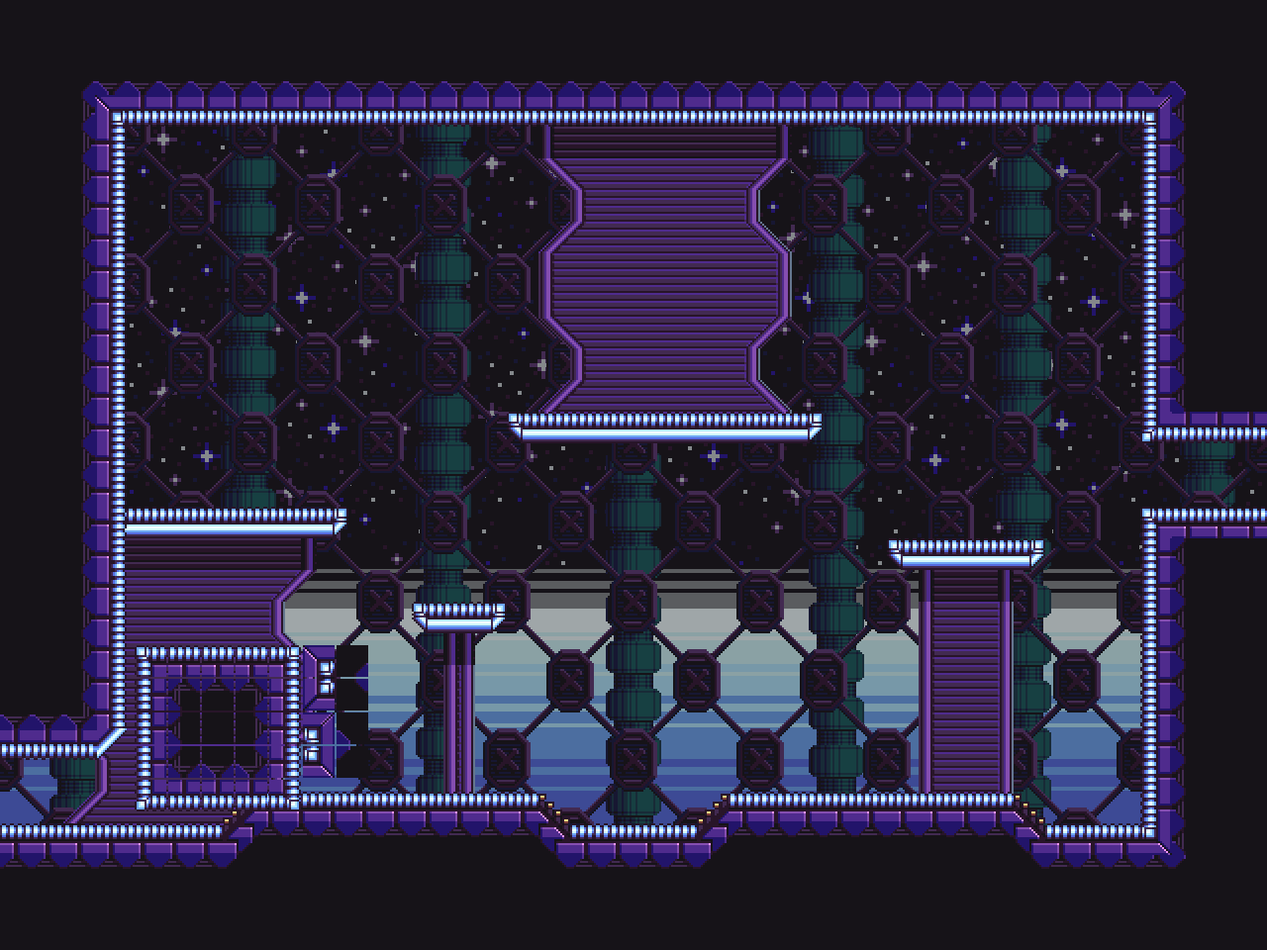
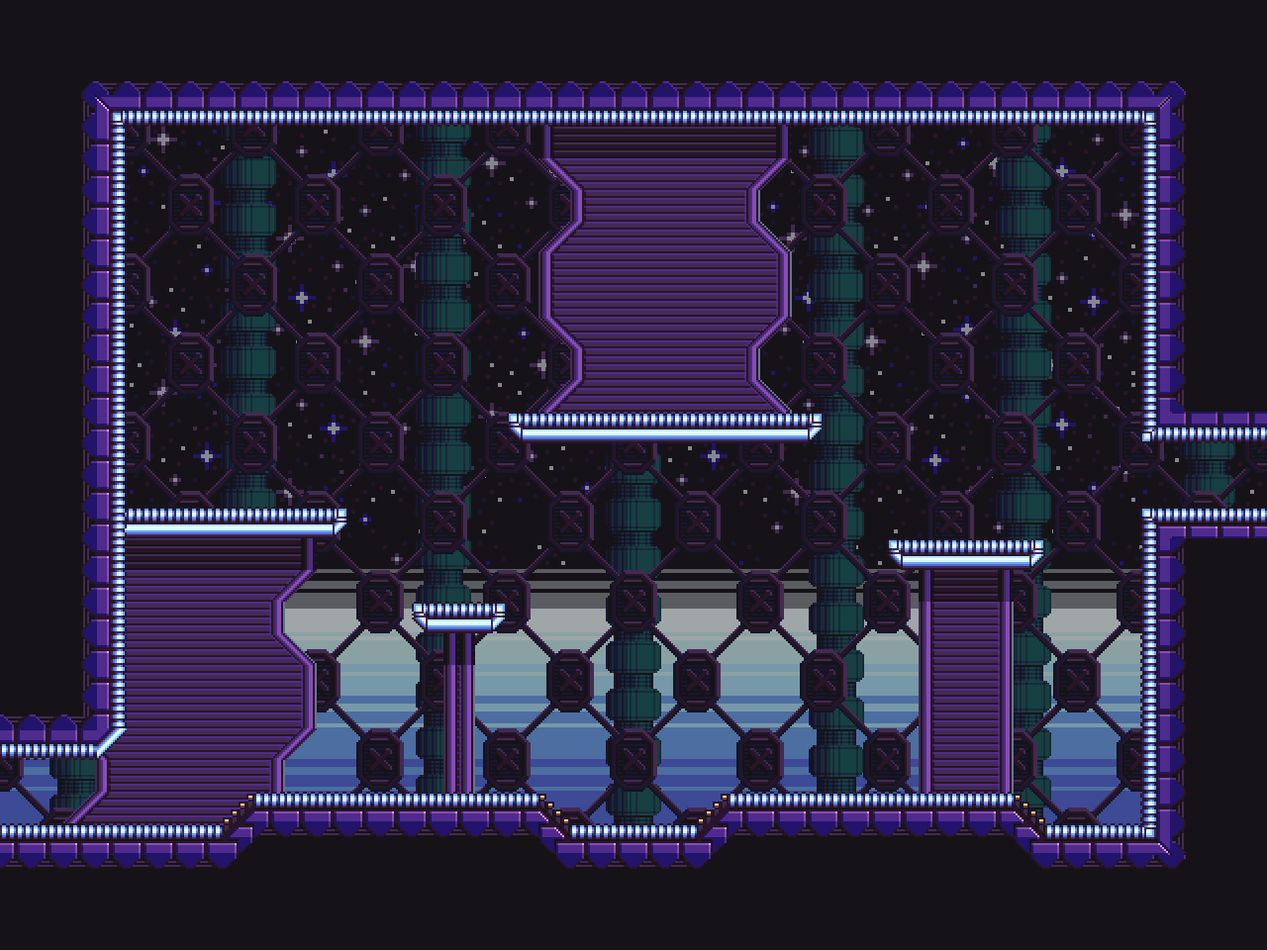
Layers edited between the first and the second 1267x950 image:
hid "tilemap" over [134, 645, 369, 812]
